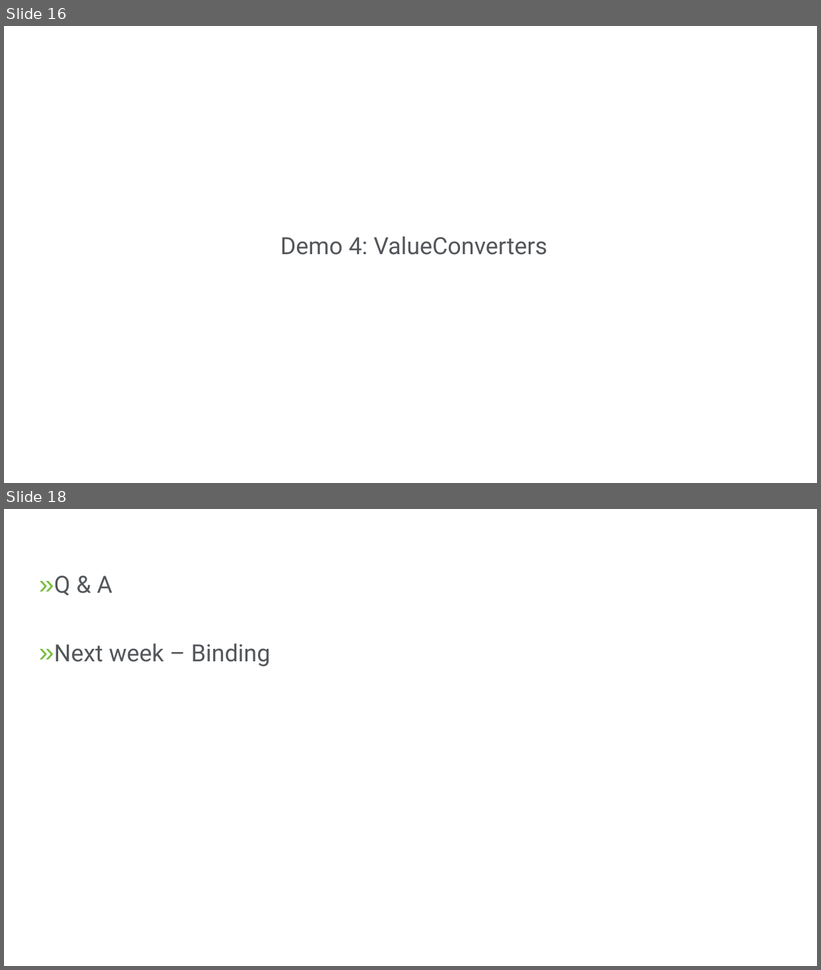
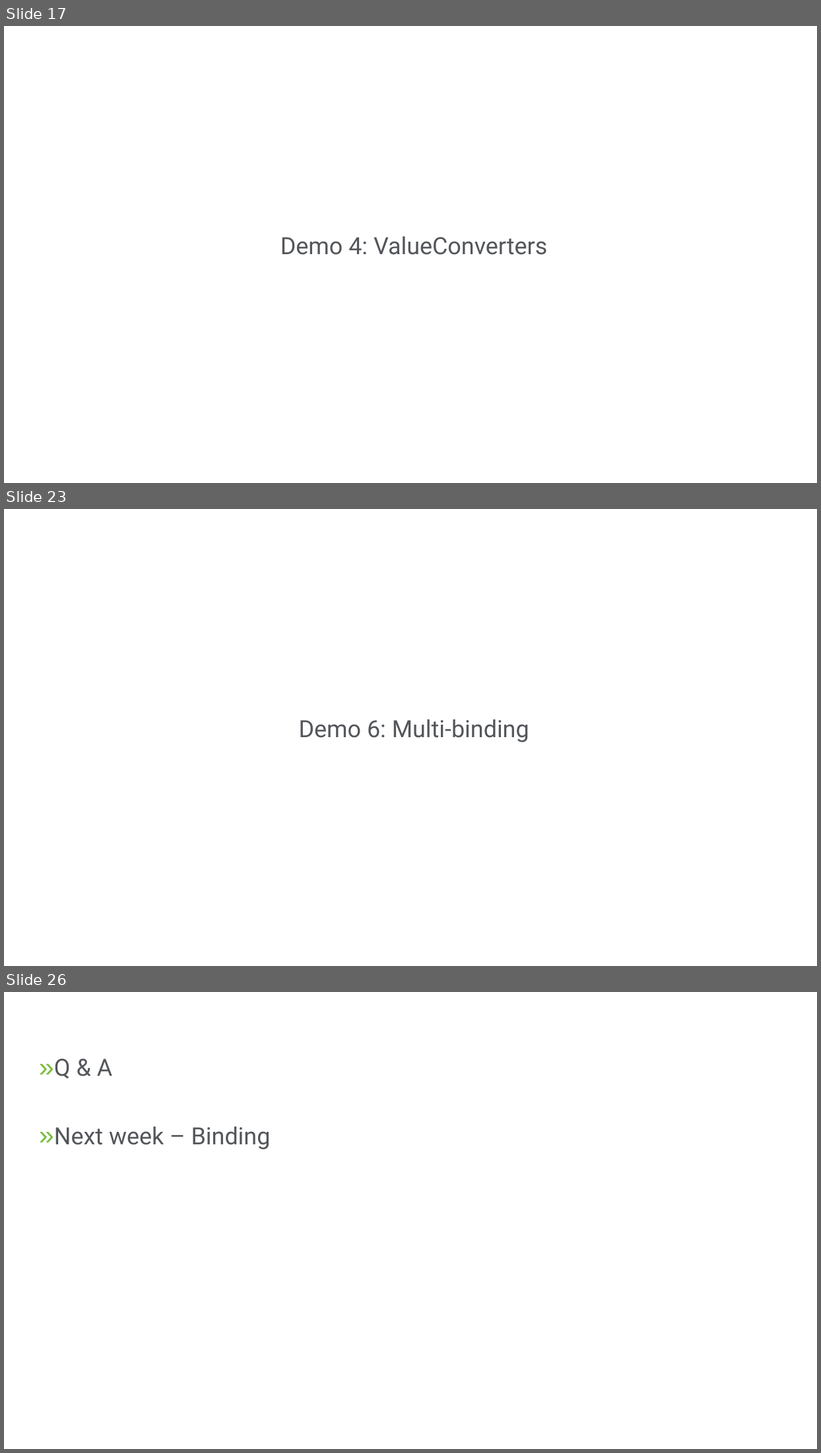
Before and after one commit to Magenic/IntroToXamarinForms, a slide deck: presentations/XamarinForms-Week4.pptx. Shown one above the other, each under a label of ours: slides 16 and 18 before the commit, slides 17, 23 and 26 after it; the slides between them are not shown. The pictures are 821x970 and 821x1453 pixels, drawn with LibreOffice and Linux fonts; fonts in the diff are those of the drawing; background and template pictures are left out. Boxes give left, top, right and bottom in pixels: in the first picture for what was removed or moved away, otherwise in the second. Text is boxed around its words. In the diff, an @@ line names an element or a change of style, - is before the commit and + after.

```diff
--- a/presentations/XamarinForms-Week4.pptx
+++ b/presentations/XamarinForms-Week4.pptx
@@ slide 23 added at (4,509,817,966), background picture (left out); not listed: 1 template element that a slide beside it also shows @@
@@ text added at (299,720,529,743), 28 pt, text #53565A @@
+Demo 6: Multi-binding
@@ what was slide 16 is now slide 17 @@
@@ what was slide 18 is now slide 26 @@
```
Also in this commit, not shown: 3 slides changed, 7 other slides added.
